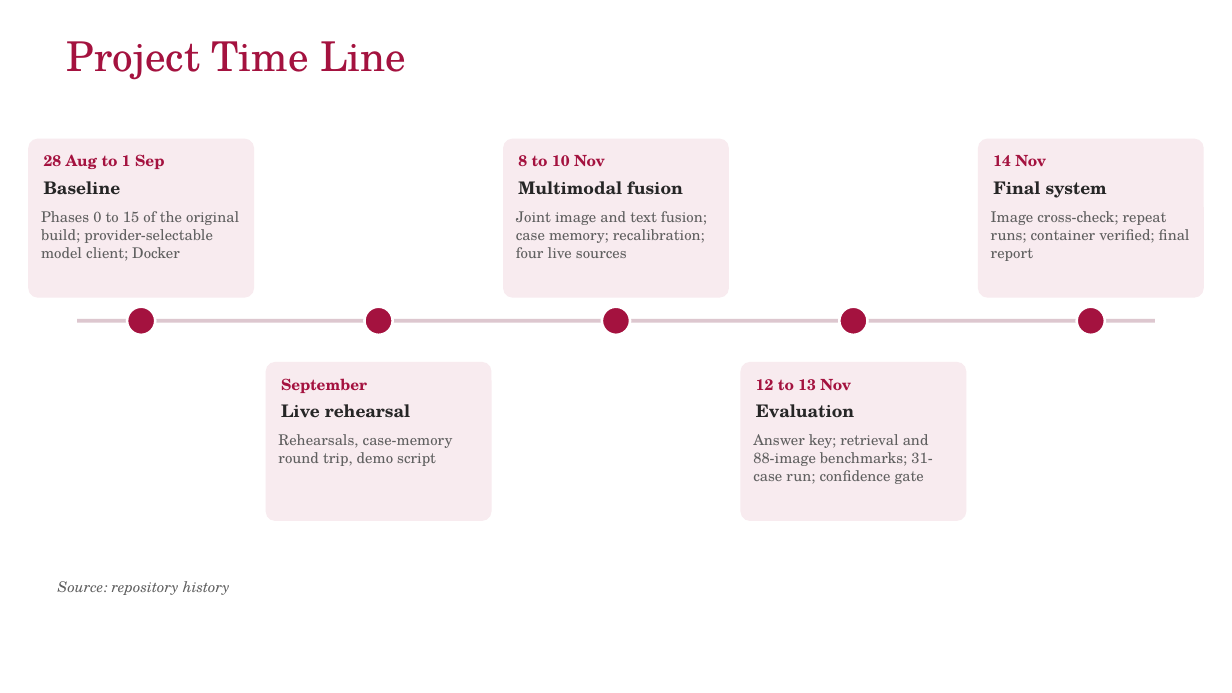
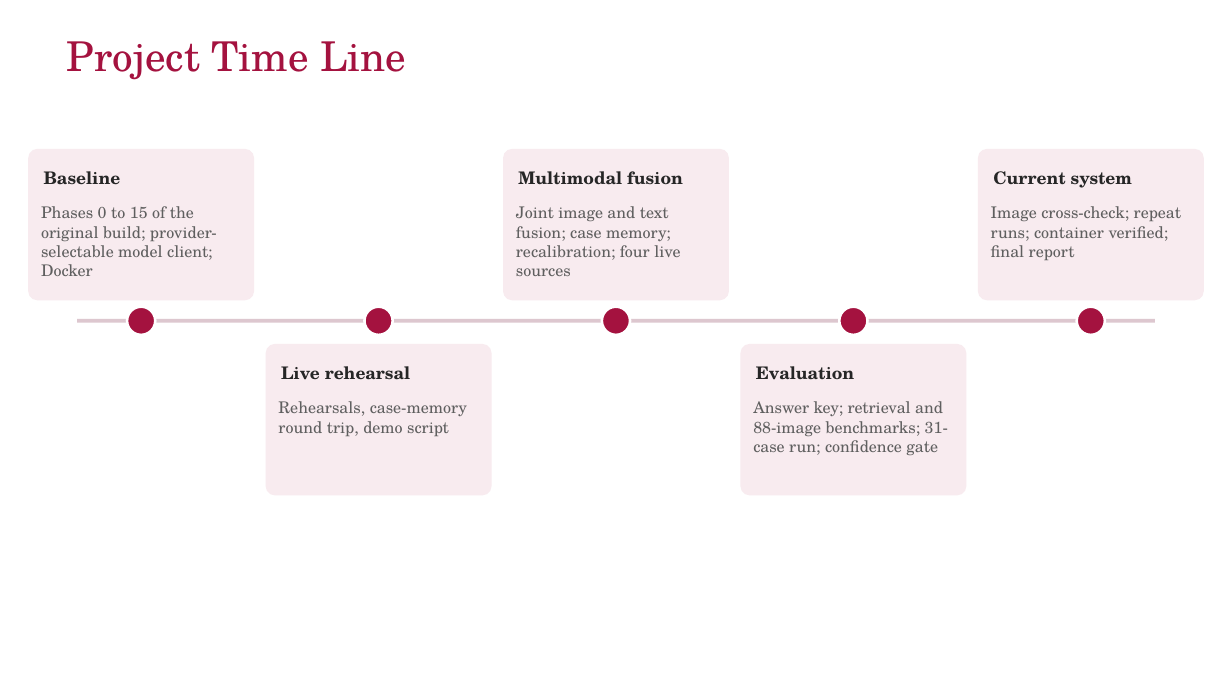
Before and after one commit to hari18305/medorcha, a slide deck: slide 28 of report/MedOrchestrate_Final_Review.pptx. Drawn at 1232x693 pixels with LibreOffice and Linux fonts; fonts in the diff are those of the drawing; background and template pictures are left out. Boxes give left, top, right and bottom in pixels: in the first picture for what was removed or moved away, otherwise in the second. Text is boxed around its words. In the diff, an @@ line names an element or a change of style, - is before the commit and + after.

Commit message:
Presentation: Future Work slide rebuilt around actual progress (60-70% at mid-review, about 80-85% now; remaining work and next phase); dates removed from the timeline slide

```diff
--- a/report/MedOrchestrate_Final_Review.pptx
+++ b/report/MedOrchestrate_Final_Review.pptx
@@ rounded rectangle: place and size @@
-rounded rectangle at (29,139,254,298)
+rounded rectangle at (29,149,254,300)
@@ rounded rectangle: place and size @@
-rounded rectangle at (503,139,728,298)
+rounded rectangle at (503,149,728,300)
@@ rounded rectangle: place and size @@
-rounded rectangle at (978,139,1203,298)
+rounded rectangle at (978,149,1203,300)
@@ text "Baseline": place and size @@
-text "Baseline" at (44,181,121,195)
+text "Baseline" at (44,171,121,185)
@@ text removed at (44,154,164,169) @@
-28 Aug to 1 Sep
@@ text "Multimodal fusion": place and size @@
-text "Multimodal fusion" at (518,181,683,195)
+text "Multimodal fusion" at (518,171,683,185)
@@ text removed at (518,155,605,166) @@
-8 to 10 Nov
@@ text at (993,171,1132,188): text changed @@
-Final system
+Current system
@@ text removed at (993,155,1046,167) @@
-14 Nov
@@ rounded rectangle: place and size @@
-rounded rectangle at (266,362,492,521)
+rounded rectangle at (266,344,492,495)
@@ rounded rectangle: place and size @@
-rounded rectangle at (740,362,966,521)
+rounded rectangle at (740,344,966,495)
@@ text "Live rehearsal": place and size @@
-text "Live rehearsal" at (281,404,410,418)
+text "Live rehearsal" at (281,366,410,380)
@@ text removed at (281,378,367,393) @@
-September
@@ text "Evaluation": place and size @@
-text "Evaluation" at (756,404,854,418)
+text "Evaluation" at (756,366,854,380)
@@ text removed at (756,379,851,391) @@
-12 to 13 Nov
@@ text "Rehearsals, case-memory round trip, demo ...": place and size @@
-text "Rehearsals, case-memory round trip, demo ..." at (278,434,453,466)
+text "Rehearsals, case-memory round trip, demo ..." at (278,401,467,436)
@@ size 11.5 to 12.5 pt in 5 elements at (41,206,217,276), (516,206,680,276), (991,206,1181,260), (278,401,467,436), (753,401,948,455) @@
@@ text "Answer key; retrieval and 88-image ...": place and size @@
-text "Answer key; retrieval and 88-image ..." at (753,434,932,484)
+text "Answer key; retrieval and 88-image ..." at (753,401,948,455)
@@ text removed at (58,581,230,595) @@
-Source: repository history
```
Also in this commit, not shown: 1 other slide changed, 1 other file.
